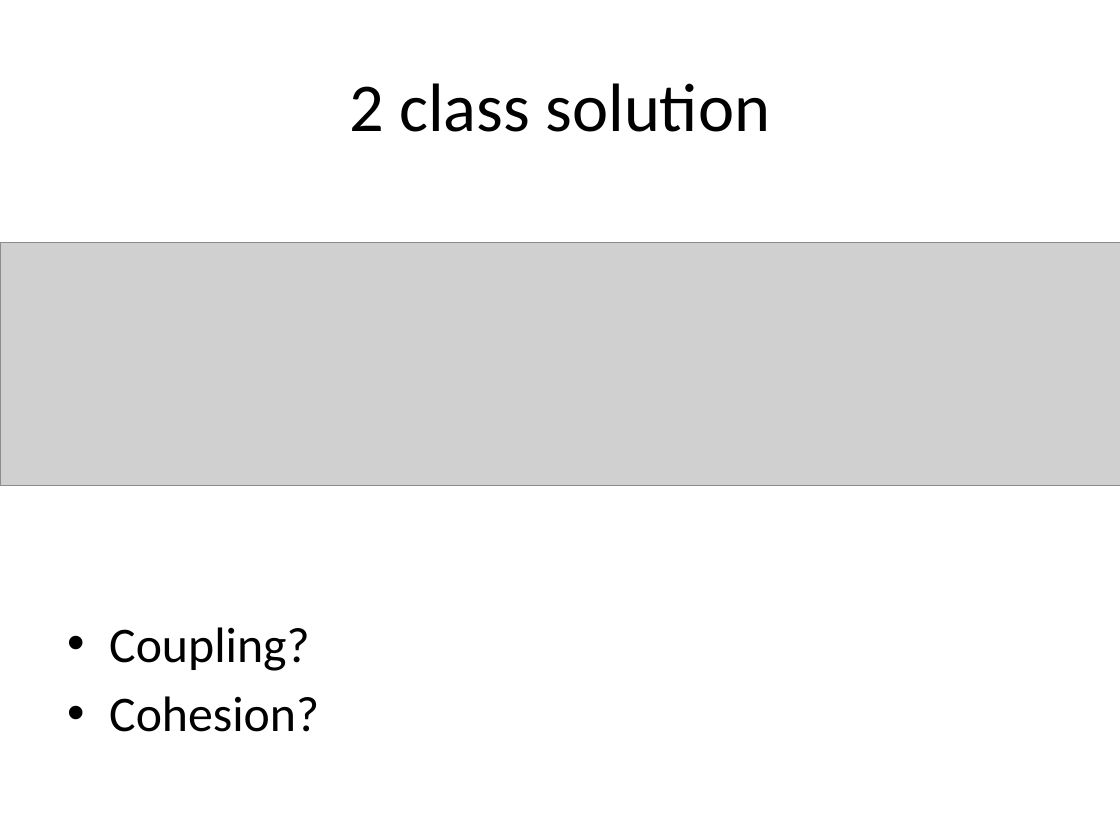
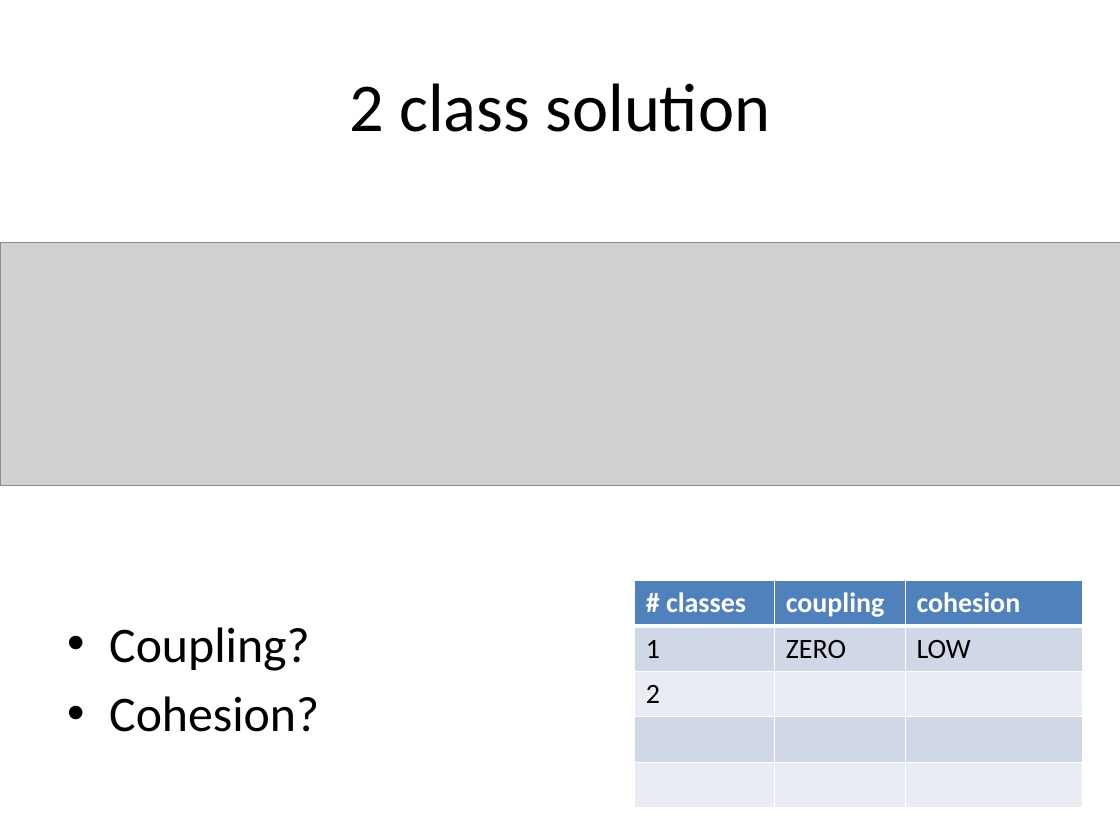
Before and after one commit to RHIT-CSSE/csse220, a slide deck: slide 53 of ClassMaterials/CohesionAndCoupling/Slides/Cohesion_And_Coupling.pptx (slide 52 before the commit). Drawn at 1120x840 pixels with LibreOffice and Linux fonts; fonts in the diff are those of the drawing; grey boxes stand for pictures. Boxes give left, top, right and bottom in pixels: in the first picture for what was removed or moved away, otherwise in the second. Text is boxed around its words. In the diff, an @@ line names an element or a change of style, - is before the commit and + after.

Commit message:
tweaking slides for coupling and cohesion

```diff
--- a/ClassMaterials/CohesionAndCoupling/Slides/Cohesion_And_Coupling.pptx
+++ b/ClassMaterials/CohesionAndCoupling/Slides/Cohesion_And_Coupling.pptx
@@ table added at [635,580,1083,808], 5 rows, 3 columns @@
+# classes | coupling | cohesion
+1 | ZERO | LOW
+2 |  | 
+ |  | 
+ |  | 
```
Also in this commit, not shown: 7 other slides changed, 1 slide added.
